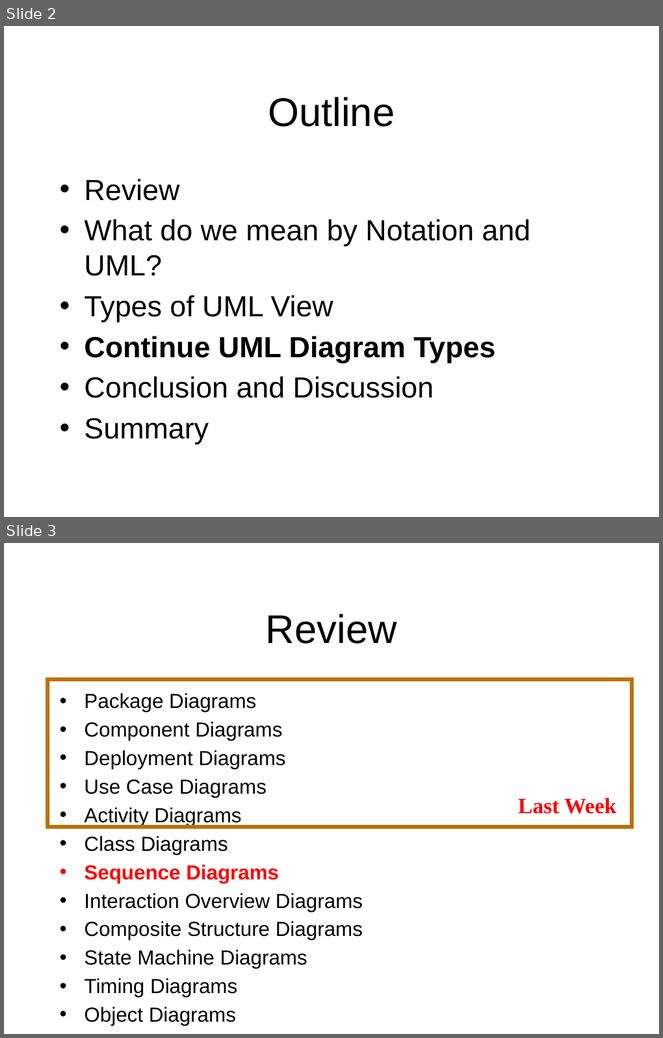
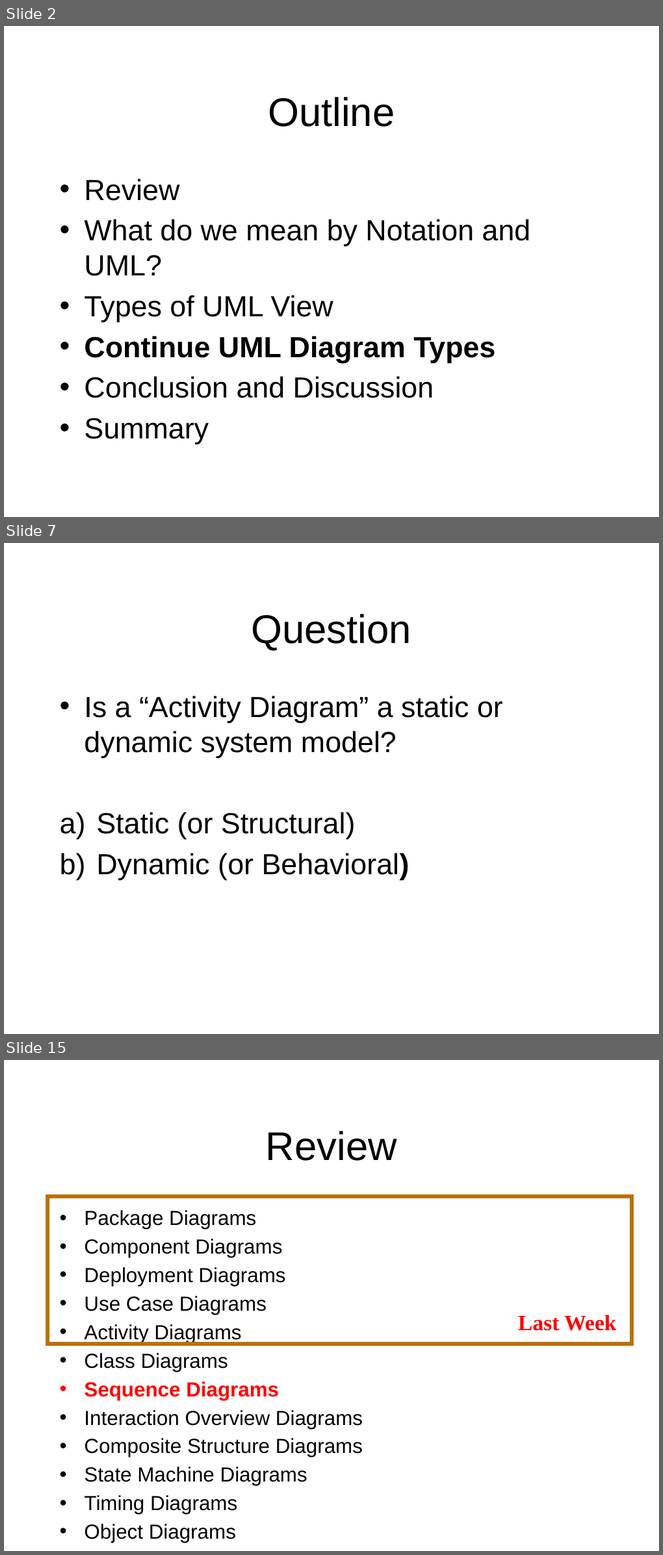
Before and after one commit to octaviordz/zjnu2017.github.io, a slide deck: OOAD/lectures/070--Notation.Part.2.pptx. Shown one above the other, each under a label of ours: slides 2 and 3 before the commit, slides 2, 7 and 15 after it; the slides between them are not shown. The pictures are 663x1038 and 663x1555 pixels, drawn with LibreOffice and Linux fonts; fonts in the diff are those of the drawing. Boxes give left, top, right and bottom in pixels: in the first picture for what was removed or moved away, otherwise in the second. Text is boxed around its words. In the diff, an @@ line names an element or a change of style, - is before the commit and + after.

```diff
--- a/OOAD/lectures/070--Notation.Part.2.pptx
+++ b/OOAD/lectures/070--Notation.Part.2.pptx
@@ slide 7 added at <box>4,543,659,1034</box>, background #FFFFFF @@
@@ title added at <box>252,614,412,651</box>, 44 pt, text #000000 @@
+Question
@@ text added at <box>84,696,503,880</box>, 32 pt, text #000000 @@
+• Is a “Activity Diagram” a static or dynamic system model?
+a) Static (or Structural)
+b) Dynamic (or Behavioral)
@@ what was slide 3 is now slide 15 @@
```
Also in this commit, not shown: 11 other slides added.
